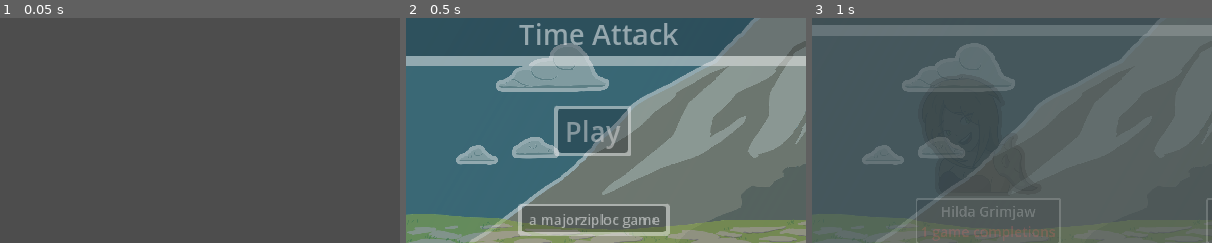
Above: before the commit, frames 1-3 (left to right).
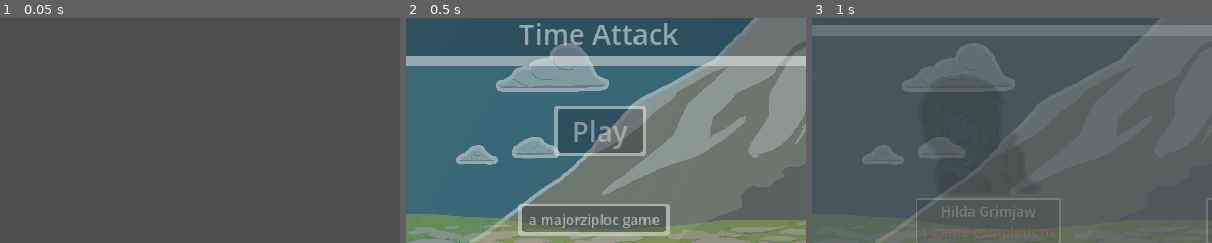
Above: after the commit, the same moments.

Repository: MajorZiploc/sticker_book_moments
Game: Godot game, scene res://scenes/title_scene.tscn
The game is run twice, just before and just after one commit, with the same random seed, the same clock (stepped at 60 frames per second) and the same inputs.
Inputs:
- Up to frame 1 (0.05 s): no input
- Up to frame 2 (0.5 s): no input
- Up to frame 3 (1 s): click "Play" at 0.5 s
The pictures show only the part of the screen within x 26-76%, y 37-87%; the shares and areas given below are measured in that part.

Frame 1 is identical in both runs. In frame 2, 1.7% of the frame differs, in the area x 40-60%, y 39-62%; in frame 3, nothing differs.

Commit message:
^to godot v4.3

Diff:
--- a/project.godot
+++ b/project.godot
@@ -12,7 +12,7 @@
 
 config/name="sticker_book_moments"
 run/main_scene="res://scenes/title_scene.tscn"
-config/features=PackedStringArray("4.2", "Mobile")
+config/features=PackedStringArray("4.3", "Mobile")
 config/icon="res://icon.svg"
 
 [autoload]
@@ -46,31 +46,31 @@
 
 right={
 "deadzone": 0.5,
-"events": [Object(InputEventKey,"resource_local_to_scene":fa …(172 unchanged characters)… eycode":68,"key_label":0,"unicode":100,"echo":false,"script":null)
-, Object(InputEventKey,"resource_local_to_scene":false,"reso …(166 unchanged characters)… ode":4194321,"key_label":0,"unicode":0,"echo":false,"script":null)
+"events": [Object(InputEventKey,"resource_local_to_scene":fa …(172 unchanged characters)… eycode":68,"key_label":0,"unicode":100,"location":0,"echo":false,"script":null)
+, Object(InputEventKey,"resource_local_to_scene":false,"reso …(166 unchanged characters)… ode":4194321,"key_label":0,"unicode":0,"location":0,"echo":false,"script":null)
 ]
 }
 left={
 "deadzone": 0.5,
-"events": [Object(InputEventKey,"resource_local_to_scene":fa …(171 unchanged characters)… keycode":65,"key_label":0,"unicode":97,"echo":false,"script":null)
-, Object(InputEventKey,"resource_local_to_scene":false,"reso …(166 unchanged characters)… ode":4194319,"key_label":0,"unicode":0,"echo":false,"script":null)
+"events": [Object(InputEventKey,"resource_local_to_scene":fa …(171 unchanged characters)… keycode":65,"key_label":0,"unicode":97,"location":0,"echo":false,"script":null)
+, Object(InputEventKey,"resource_local_to_scene":false,"reso …(166 unchanged characters)… ode":4194319,"key_label":0,"unicode":0,"location":0,"echo":false,"script":null)
 ]
 }
 down={
 "deadzone": 0.5,
-"events": [Object(InputEventKey,"resource_local_to_scene":fa …(172 unchanged characters)… eycode":83,"key_label":0,"unicode":115,"echo":false,"script":null)
-, Object(InputEventKey,"resource_local_to_scene":false,"reso …(166 unchanged characters)… ode":4194322,"key_label":0,"unicode":0,"echo":false,"script":null)
+"events": [Object(InputEventKey,"resource_local_to_scene":fa …(172 unchanged characters)… eycode":83,"key_label":0,"unicode":115,"location":0,"echo":false,"script":null)
+, Object(InputEventKey,"resource_local_to_scene":false,"reso …(166 unchanged characters)… ode":4194322,"key_label":0,"unicode":0,"location":0,"echo":false,"script":null)
 ]
 }
 up={
 "deadzone": 0.5,
-"events": [Object(InputEventKey,"resource_local_to_scene":fa …(172 unchanged characters)… eycode":87,"key_label":0,"unicode":119,"echo":false,"script":null)
-, Object(InputEventKey,"resource_local_to_scene":false,"reso …(166 unchanged characters)… ode":4194320,"key_label":0,"unicode":0,"echo":false,"script":null)
+"events": [Object(InputEventKey,"resource_local_to_scene":fa …(172 unchanged characters)… eycode":87,"key_label":0,"unicode":119,"location":0,"echo":false,"script":null)
+, Object(InputEventKey,"resource_local_to_scene":false,"reso …(166 unchanged characters)… ode":4194320,"key_label":0,"unicode":0,"location":0,"echo":false,"script":null)
 ]
 }
 pause={
 "deadzone": 0.5,
-"events": [Object(InputEventKey,"resource_local_to_scene":fa …(174 unchanged characters)… ode":4194305,"key_label":0,"unicode":0,"echo":false,"script":null)
+"events": [Object(InputEventKey,"resource_local_to_scene":fa …(174 unchanged characters)… ode":4194305,"key_label":0,"unicode":0,"location":0,"echo":false,"script":null)
 ]
 }
 tap={
--- a/scenes/title_scene.tscn
+++ b/scenes/title_scene.tscn
@@ -83,7 +83,7 @@
 layout_mode = 0
 offset_right = 8.0
 offset_bottom = 8.0
-text = "Play"
+text = " Play "
 
 [node name="options_btn" type="Button" parent="ui_root/ui"]
 layout_mode = 0
